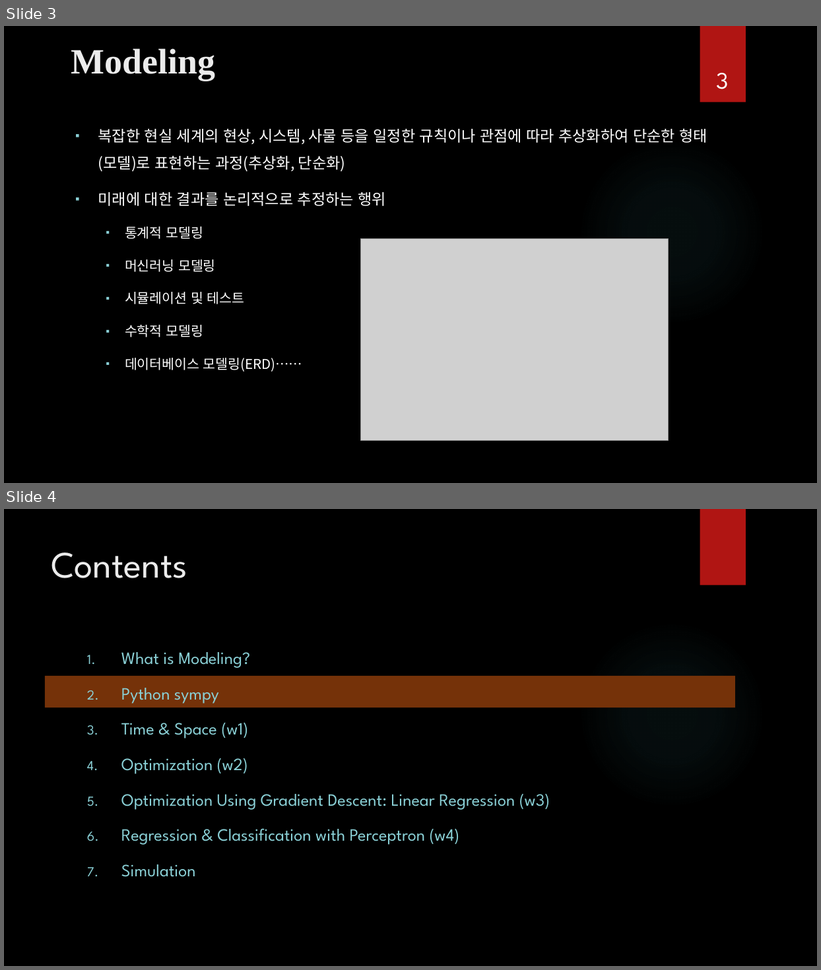
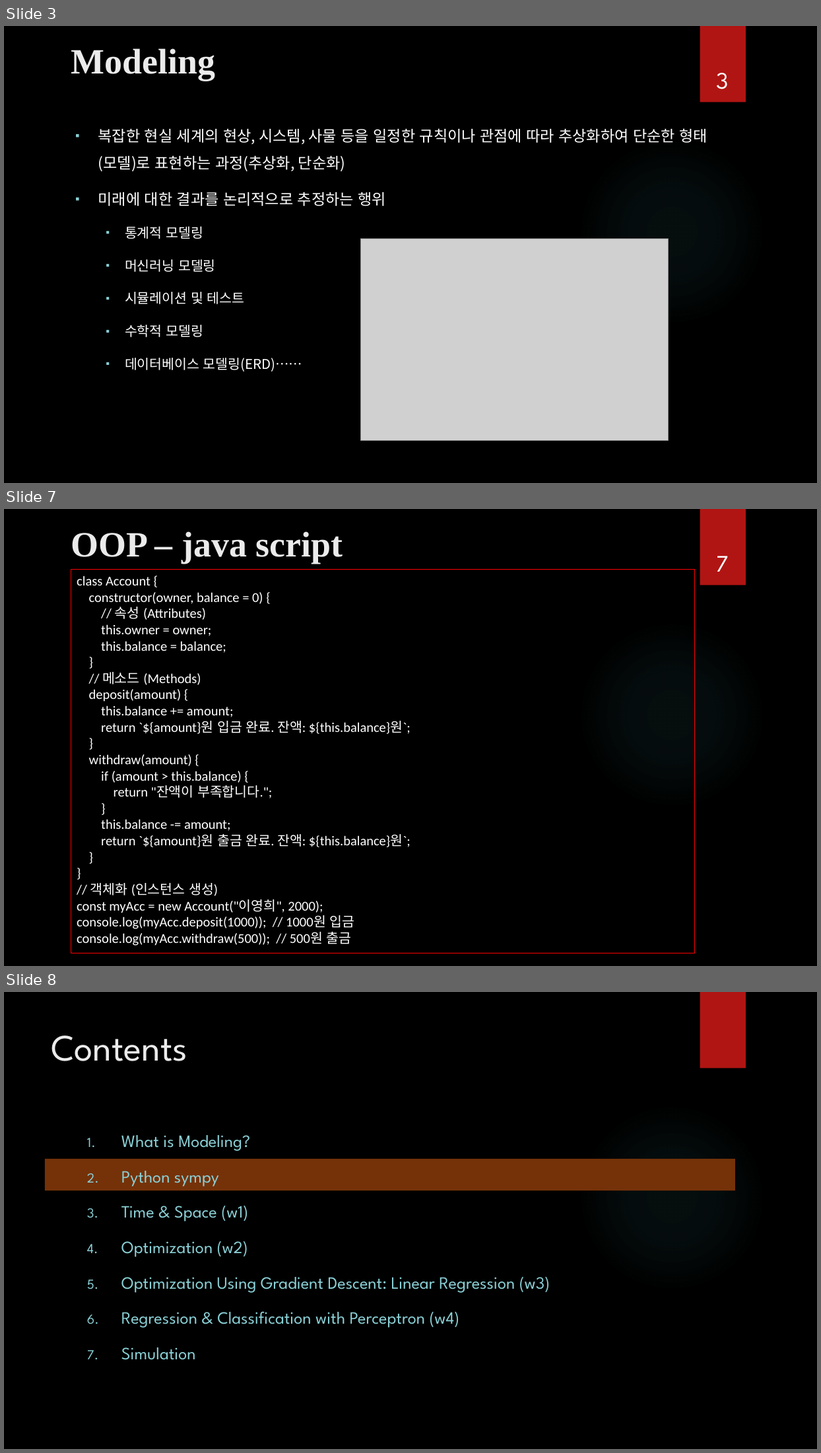
Before and after one commit to ancestor9/mathematics-for-machine-learning, a slide deck: Calculus/Calculus.pptx. Shown one above the other, each under a label of ours: slides 3 and 4 before the commit, slides 3, 7 and 8 after it; the slides between them are not shown. The pictures are 821x970 and 821x1453 pixels, drawn with LibreOffice and Linux fonts; fonts in the diff are those of the drawing; grey boxes stand for pictures; background and template pictures are left out. Boxes give left, top, right and bottom in pixels: in the first picture for what was removed or moved away, otherwise in the second. Text is boxed around its words. In the diff, an @@ line names an element or a change of style, - is before the commit and + after.

```diff
--- a/Calculus/Calculus.pptx
+++ b/Calculus/Calculus.pptx
@@ slide 7 added at (4,509,817,966), background picture (left out); not listed: 2 template elements that a slide beside it also shows @@
@@ title added at (71,531,343,564), 42 pt, text #EBEBEB, bold @@
+OOP – java script
@@ page number added at (716,556,729,572), 28 pt, text #FFFFFF @@
+7
@@ rectangle added at (71,569,694,953), outline #FF0000 0.75 pt, 16 pt, text #FFFFFF @@
+class Account {
+constructor(owner, balance = 0) {
+// 속성 (Attributes)
+this.owner = owner;
+this.balance = balance;
+}
+// 메소드 (Methods)
+deposit(amount) {
+this.balance += amount;
+return `${amount}원 입금 완료. 잔액: ${this.balance}원`;
+}
+withdraw(amount) {
+if (amount > this.balance) {
+return "잔액이 부족합니다.";
+}
+this.balance -= amount;
+return `${amount}원 출금 완료. 잔액: ${this.balance}원`;
+}
+}
+// 객체화 (인스턴스 생성)
+const myAcc = new Account("이영희", 2000);
+console.log(myAcc.deposit(1000)); // 1000원 입금
+console.log(myAcc.withdraw(500)); // 500원 출금
@@ what was slide 4 is now slide 8 @@
```
Also in this commit, not shown: 5 other slides added.
